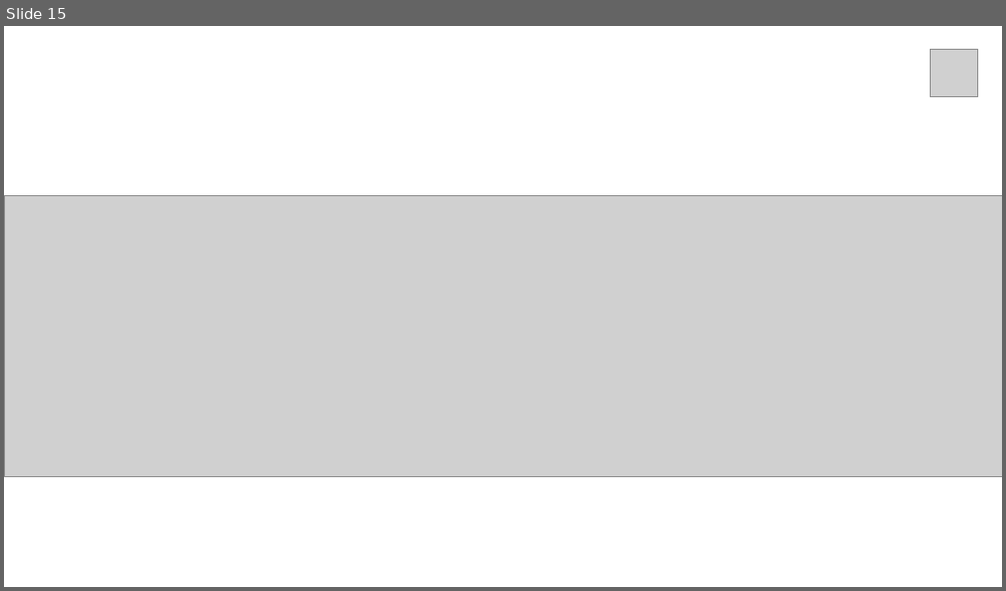
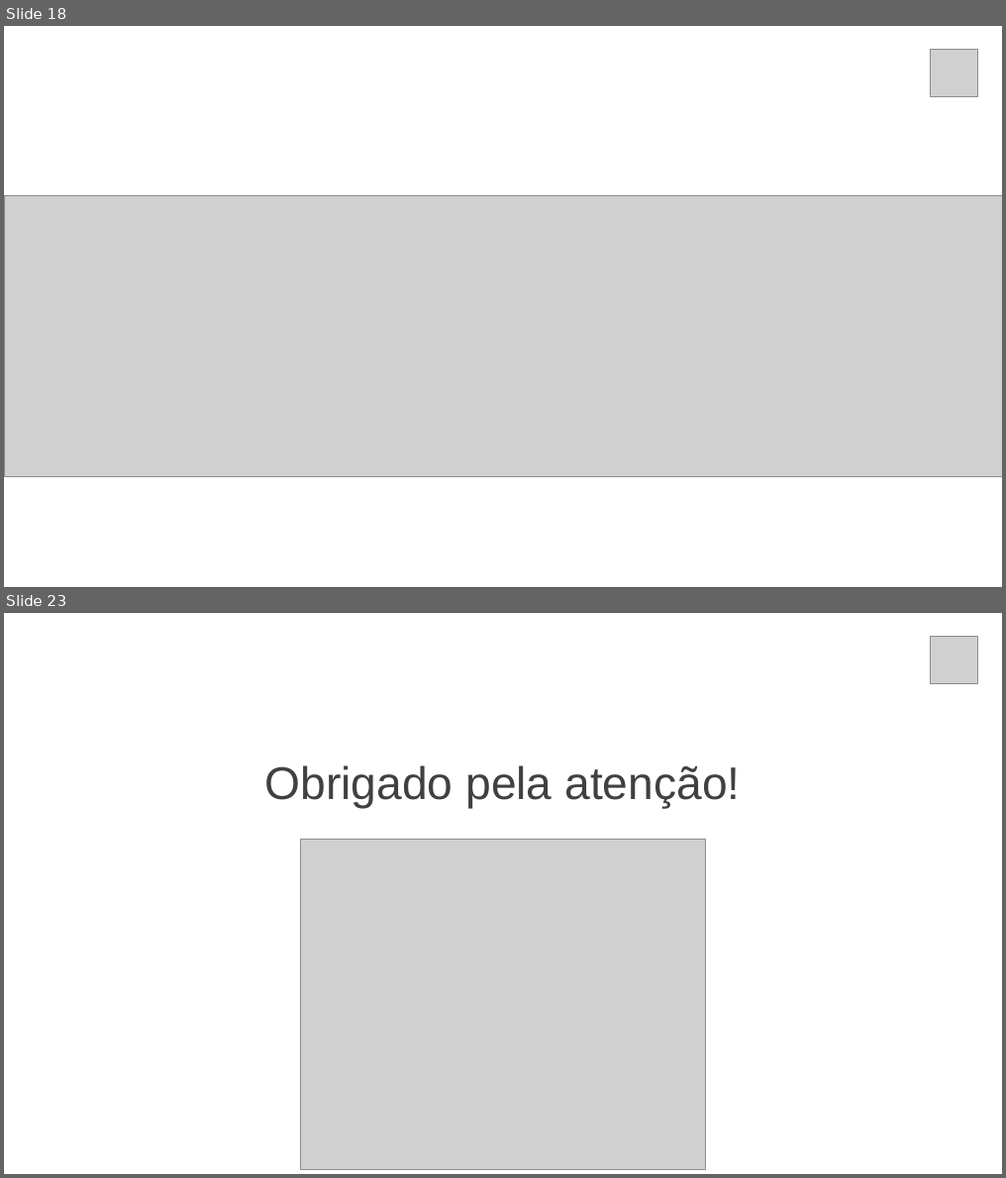
Before and after one commit to gui-ss/projeto-bandtec, a slide deck: Documentação/chameleon.pptx. Shown one above the other, each under a label of ours: slide 15 before the commit, slides 18 and 23 after it; the slides between them are not shown. The pictures are 1006x591 and 1006x1178 pixels, drawn with LibreOffice and Linux fonts; fonts in the diff are those of the drawing; grey boxes stand for pictures. Boxes give left, top, right and bottom in pixels: in the first picture for what was removed or moved away, otherwise in the second. Text is boxed around its words. In the diff, an @@ line names an element or a change of style, - is before the commit and + after.

```diff
--- a/Documentação/chameleon.pptx
+++ b/Documentação/chameleon.pptx
@@ slide 23 added at (4,613,1002,1174), background #FFFFFF @@
@@ picture added at (930,636,977,683) @@
@@ text added at (265,765,740,808), 44 pt, text #404040 @@
+Obrigado pela atenção!
@@ picture added at (300,839,706,1170) @@
@@ what was slide 15 is now slide 18 @@
```
Also in this commit, not shown: 1 slide changed, 6 other slides added.
